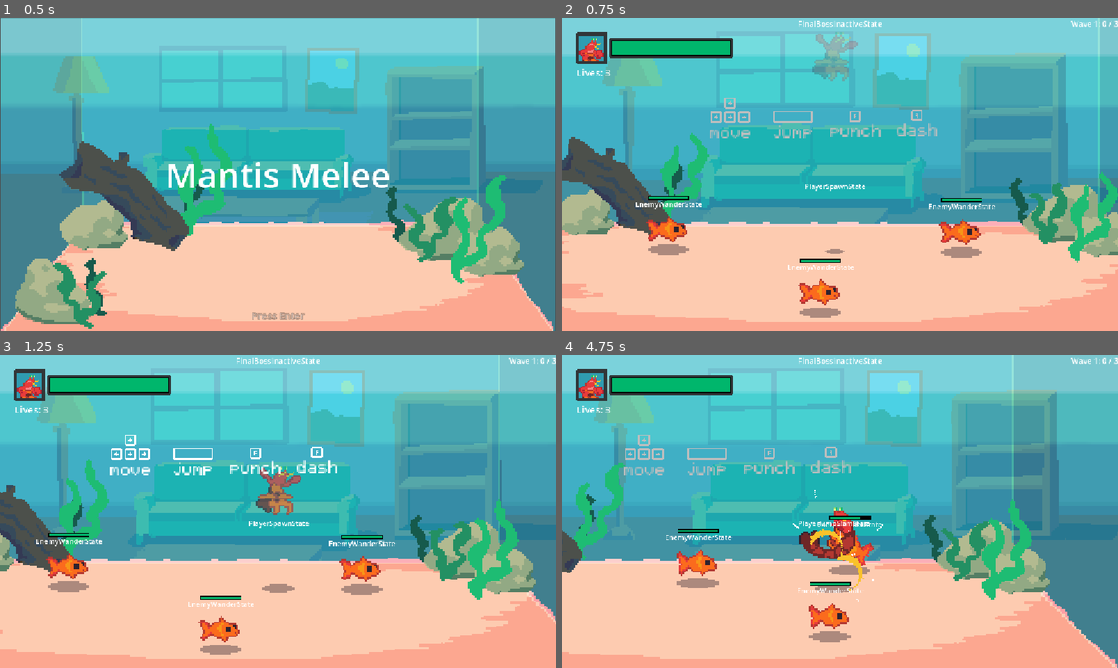
Above: before the commit, frames 1-4 (two rows, left to right).
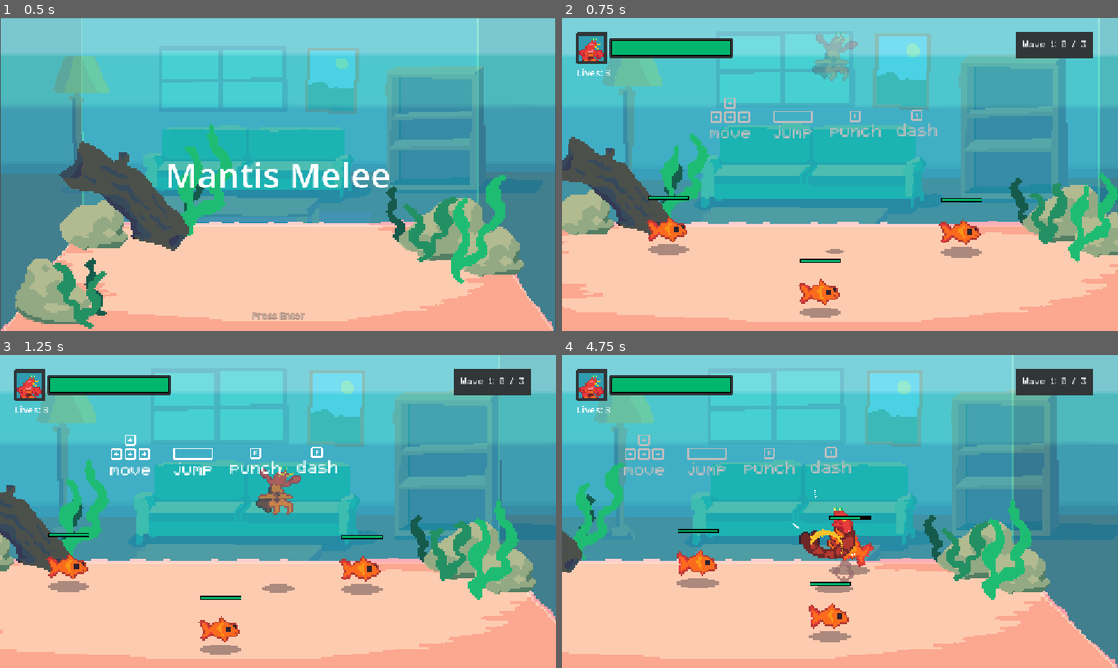
Above: after the commit, the same moments.

Repository: zhang-edward/shrimp-beat-em-up
Game: Godot game, scene res://scenes/Start.tscn
Two runs of this game, one before a commit and one after it. Both use one fixed random seed, a clock stepped at 60 frames per second and the inputs below.
Inputs:
- Up to frame 1 (0.5 s): no input
- Up to frame 2 (0.75 s): tap Enter (start_game) at 0.5, 0.6 s; hold Right (move_right) from 0.53 s (still down)
- Up to frame 3 (1.25 s): keep holding Right (move_right); tap Space (jump) at 0.77 s
- Up to frame 4 (4.75 s): release Right (move_right) at 1.28 s; hold Down (move_down) 1.28-2.03 s; tap F (attack) at 1.35, 4.35 s; tap Space (jump) at 1.52, 3.02, 3.77, 4.52 s; tap Enter (start_game) at 1.55, 2.3, 2.85, 3.6, 4.55 s; hold Right (move_right) 2.03-2.78 s; tap A (dash) at 2.1 s; hold Up (move_up) 2.78-3.53 s; hold Left (move_left) from 3.53 s (still down)

Frame 1 is identical in both runs. In frame 2, 1.8% of the frame differs, in the area x 13-100%, y 0-82%; in frame 3, 1.8%; in frame 4, 1.9%, in the area x 18-100%, y 0-79%.

Commit message:
bunch o polish

Diff:
--- /dev/null
+++ b/animations/dust.tres
@@ -0,0 +1,53 @@
+[gd_resource type="SpriteFrames" format=3 uid="uid://df0t7cjtsqrih"]
+
+[ext_resource type="Texture2D" uid="uid://2ybcoosa0170" path="res://sprites/fx/dust.png" id="1_ws2c7"]
+
+[sub_resource type="AtlasTexture" id="AtlasTexture_hd0ri"]
+atlas = ExtResource("1_ws2c7")
+region = Rect2(0, 0, 32, 32)
+
+[sub_resource type="AtlasTexture" id="AtlasTexture_mnebs"]
+atlas = ExtResource("1_ws2c7")
+region = Rect2(32, 0, 32, 32)
+
+[sub_resource type="AtlasTexture" id="AtlasTexture_8doxl"]
+atlas = ExtResource("1_ws2c7")
+region = Rect2(64, 0, 32, 32)
+
+[sub_resource type="AtlasTexture" id="AtlasTexture_gj3eg"]
+atlas = ExtResource("1_ws2c7")
+region = Rect2(96, 0, 32, 32)
+
+[sub_resource type="AtlasTexture" id="AtlasTexture_oiv7q"]
+atlas = ExtResource("1_ws2c7")
+region = Rect2(128, 0, 32, 32)
+
+[sub_resource type="AtlasTexture" id="AtlasTexture_08ohi"]
+atlas = ExtResource("1_ws2c7")
+region = Rect2(160, 0, 32, 32)
+
+[resource]
+animations = [{
+"frames": [{
+"duration": 1.0,
+"texture": SubResource("AtlasTexture_hd0ri")
+}, {
+"duration": 1.0,
+"texture": SubResource("AtlasTexture_mnebs")
+}, {
+"duration": 1.0,
+"texture": SubResource("AtlasTexture_8doxl")
+}, {
+"duration": 1.0,
+"texture": SubResource("AtlasTexture_gj3eg")
+}, {
+"duration": 1.0,
+"texture": SubResource("AtlasTexture_oiv7q")
+}, {
+"duration": 1.0,
+"texture": SubResource("AtlasTexture_08ohi")
+}],
+"loop": 0,
+"name": &"default",
+"speed": 15.0
+}]
--- a/prefab/Enemy.tscn
+++ b/prefab/Enemy.tscn
@@ -108,6 +108,7 @@
 wander_state = NodePath("../EnemyWanderState")
 
 [node name="DebugStateMachineLabel" type="Label" parent="." unique_id=155363593 node_paths=PackedStringArray("state_machine")]
+visible = false
 anchors_preset = 5
 anchor_left = 0.5
 anchor_right = 0.5
--- a/prefab/FinalBossController.tscn
+++ b/prefab/FinalBossController.tscn
@@ -188,6 +188,7 @@
 [node name="CanvasLayer" type="CanvasLayer" parent="." unique_id=272432548]
 
 [node name="DebugStateMachineLabel" type="Label" parent="CanvasLayer" unique_id=85242084 node_paths=PackedStringArray("state_machine")]
+visible = false
 anchors_preset = 5
 anchor_left = 0.5
 anchor_right = 0.5
--- a/prefab/LobsterBoss.tscn
+++ b/prefab/LobsterBoss.tscn
@@ -89,6 +89,7 @@
 script = ExtResource("12_v1kf3")
 
 [node name="DebugStateMachineLabel" type="Label" parent="." unique_id=1148073961 node_paths=PackedStringArray("state_machine")]
+visible = false
 anchors_preset = 5
 anchor_left = 0.5
 anchor_right = 0.5
--- a/prefab/PiranhaBoss.tscn
+++ b/prefab/PiranhaBoss.tscn
@@ -237,6 +237,7 @@
 script = ExtResource("12_eulky")
 
 [node name="DebugStateMachineLabel" type="Label" parent="." unique_id=303831490 node_paths=PackedStringArray("state_machine")]
+visible = false
 anchors_preset = 5
 anchor_left = 0.5
 anchor_right = 0.5
--- a/prefab/Player.tscn
+++ b/prefab/Player.tscn
@@ -382,6 +382,7 @@
 fall_state = NodePath("../PlayerFallState")
 
 [node name="DebugStateMachineLabel" type="Label" parent="." unique_id=11757401 node_paths=PackedStringArray("state_machine")]
+visible = false
 anchors_preset = 5
 anchor_left = 0.5
 anchor_right = 0.5
--- a/prefab/enemies/Snail.tscn
+++ b/prefab/enemies/Snail.tscn
@@ -107,6 +107,7 @@
 wander_state = NodePath("../EnemyWanderState")
 
 [node name="DebugStateMachineLabel" type="Label" parent="." unique_id=155363593 node_paths=PackedStringArray("state_machine")]
+visible = false
 anchors_preset = 5
 anchor_left = 0.5
 anchor_right = 0.5
--- a/prefab/enemies/TutorialFish.tscn
+++ b/prefab/enemies/TutorialFish.tscn
@@ -84,6 +84,7 @@
 wander_state = NodePath("../EnemyWanderState")
 
 [node name="DebugStateMachineLabel" type="Label" parent="." unique_id=155363593 node_paths=PackedStringArray("state_machine")]
+visible = false
 anchors_preset = 5
 anchor_left = 0.5
 anchor_right = 0.5
--- a/project.godot
+++ b/project.godot
@@ -18,6 +18,7 @@
 [autoload]
 
 GameVariables="*uid://kbq7sl0u6fqk"
+ScreenShake="*res://scripts/ScreenShake.gd"
 
 [display]
 
--- a/scenes/Game.tscn
+++ b/scenes/Game.tscn
@@ -155,13 +155,41 @@
 
 [node name="CanvasLayer" type="CanvasLayer" parent="." unique_id=1452419952]
 
-[node name="WaveStats" type="Label" parent="CanvasLayer" unique_id=964023802]
+[node name="WavePanel" type="NinePatchRect" parent="CanvasLayer" unique_id=1660627889]
+custom_minimum_size = Vector2(64, 32)
 anchors_preset = 1
 anchor_left = 1.0
 anchor_right = 1.0
-offset_left = -40.0
-offset_bottom = 23.0
+offset_left = -212.0
+offset_top = 30.0
+offset_right = -51.0
+offset_bottom = 83.0
 grow_horizontal = 0
+pivot_offset_ratio = Vector2(1, 0)
+texture = ExtResource("6_a8wo8")
+region_rect = Rect2(0, 0, 16, 16)
+patch_margin_left = 2
+patch_margin_top = 2
+patch_margin_right = 2
+patch_margin_bottom = 2
+axis_stretch_horizontal = 1
+axis_stretch_vertical = 1
+
+[node name="WaveStats" type="Label" parent="CanvasLayer/WavePanel" unique_id=964023802]
+unique_name_in_owner = true
+layout_mode = 1
+anchors_preset = 8
+anchor_left = 0.5
+anchor_top = 0.5
+anchor_right = 0.5
+anchor_bottom = 0.5
+offset_left = -60.0
+offset_top = -11.5
+offset_right = 60.0
+offset_bottom = 11.5
+grow_horizontal = 2
+grow_vertical = 2
+theme_override_fonts/font = ExtResource("24_1gdd5")
 text = "Wave 1: 0/15"
 
 [node name="HUD" type="VBoxContainer" parent="CanvasLayer" unique_id=345337649]
--- a/scripts/Game.gd
+++ b/scripts/Game.gd
@@ -2,7 +2,7 @@
 extends Node2D
 
 @onready var enemy_spawner = %EnemySpawner as EnemySpawner
-@onready var wave_stats_label = $CanvasLayer/WaveStats as Label
+@onready var wave_stats_label = %WaveStats as Label
 @onready var canvas_layer = $CanvasLayer as CanvasLayer
 @onready var player = $Entities/Player as Player
 
@@ -62,10 +62,13 @@
 func load_level_boss():
 	var level_config = GameVariables.get_curr_level_config()
 	if level_config.boss_scene != null:
+		await animate_guy_placing_in_tank()
 		boss = level_config.boss_scene.instantiate() as Boss
 		boss.global_position = BOSS_SPAWN_LOCATION
 		enemies_folder.add_child(boss)
 		boss.setup()
+		await get_tree().create_timer(1.0).timeout
+		final_boss_controller.done_spawning_wave_animation()
 	else:
 		if GameVariables.curr_level == GameVariables.level_configs.size() - 1:
 			get_tree().change_scene_to_file("res://scenes/GameOver.tscn")
@@ -78,13 +81,7 @@
 	final_boss_controller.start_final_boss_fight()
 
 func load_next_wave():
-	var boss_animation_variation = 1
-	if GameVariables.curr_level == 1:
-		boss_animation_variation = 2
-	elif GameVariables.curr_level >= 2:
-		boss_animation_variation = 3
-	final_boss_controller.spawn_new_wave_animation(boss_animation_variation)
-	await final_boss_controller.animation_sequence_finished
+	await animate_guy_placing_in_tank()
 	var curr_wave_config = GameVariables.get_curr_wave_config()
 	enemy_spawner.clear_curr_enemies()
 	GameVariables.enemies_defeated_for_curr_wave = 0
@@ -93,6 +90,16 @@
 
 	await get_tree().create_timer(1.0).timeout
 	final_boss_controller.done_spawning_wave_animation()
+
+func animate_guy_placing_in_tank():
+	var boss_animation_variation = 1
+	if GameVariables.curr_level == 1:
+		boss_animation_variation = 2
+	elif GameVariables.curr_level >= 2:
+		boss_animation_variation = 3
+
+	final_boss_controller.spawn_new_wave_animation(boss_animation_variation)
+	await final_boss_controller.animation_sequence_finished
 
 func load_next_level():
 	GameVariables.curr_wave = 0
--- a/scripts/HitEffectRegistry.gd
+++ b/scripts/HitEffectRegistry.gd
@@ -3,3 +3,4 @@
 const HIT_EFFECT_1: SpriteFrames = preload("res://animations/hit_1.tres")
 const HIT_EFFECT_2: SpriteFrames = preload("res://animations/hit_2.tres")
 const EXPLOSION: SpriteFrames = preload("res://animations/explosion.tres")
+const DUST: SpriteFrames = preload("res://animations/dust.tres")
--- a/scripts/Hitbox.gd
+++ b/scripts/Hitbox.gd
@@ -50,6 +50,8 @@
 			enemy.take_hit(_hit, _source)
 			spawn_effect(lerp(global_position, body.global_position, 0.5), body.global_position - _source.global_position)
 			Hitstop.freeze([_source, enemy], _hit.hitstop)
+			if _hit.knockdown:
+				ScreenShake.shake_horizontal(12, 0.1, 12)
 
 func spawn_effect(pos: Vector2, dir: Vector2):
 	var config = EffectConfig.new()
--- /dev/null
+++ b/scripts/ScreenShake.gd
@@ -0,0 +1,100 @@
+extends Node
+
+## Global screen shake. Registered as an autoload, so call it from anywhere:
+##
+##   ScreenShake.shake_horizontal(12.0)         # side-to-side, default duration
+##   ScreenShake.shake_vertical(8.0, 0.6)       # up-and-down, held longer
+##   ScreenShake.shake(Vector2(10.0, 4.0), 0.5) # weighted on both axes
+##
+## The amplitude decays exponentially over the shake's lifetime, so it kicks hard
+## on the first frame and settles quickly. It drives the *active* Camera2D's
+## `offset` (found via the viewport), which layers on top of the camera's normal
+## follow + position smoothing without fighting it. Nothing else in this project
+## writes `offset`, so we own it and zero it out when a shake ends.
+
+# The random offset is re-rolled this many times per second; between rolls it
+# lerps toward the new target so the shake reads as a wobble, not per-frame hash.
+const FREQUENCY := 24.0
+
+# Larger = faster falloff. At 6.0 the amplitude is a few percent of its peak by
+# the tail of a typical short shake.
+const DEFAULT_DECAY := 6.0
+
+const DEFAULT_DURATION := 0.4
+
+var _amplitude := Vector2.ZERO   # peak offset in pixels at the start of the shake
+var _decay := DEFAULT_DECAY
+var _duration := DEFAULT_DURATION
+var _falloff_floor := 0.0        # falloff value at _duration, used to normalize
+var _elapsed := 0.0
+var _from := Vector2.ZERO        # offset we're lerping away from
+var _to := Vector2.ZERO          # offset we're lerping toward
+var _roll_countdown := 0.0       # seconds until the next re-roll
+
+func _ready() -> void:
+	set_process(false)
+
+## Shake left-and-right. `strength` is the peak offset in pixels.
+func shake_horizontal(strength: float, duration := DEFAULT_DURATION, decay := DEFAULT_DECAY) -> void:
+	shake(Vector2(strength, 0.0), duration, decay)
+
+## Shake up-and-down. `strength` is the peak offset in pixels.
+func shake_vertical(strength: float, duration := DEFAULT_DURATION, decay := DEFAULT_DECAY) -> void:
+	shake(Vector2(0.0, strength), duration, decay)
+
+## Shake with per-axis peak offsets. Prefer the horizontal/vertical helpers for
+## the common cases.
+func shake(strength: Vector2, duration := DEFAULT_DURATION, decay := DEFAULT_DECAY) -> void:
+	# Don't let a weaker shake cut short a stronger one that's still playing.
+	if is_processing() and strength.length() <= _current_peak():
+		return
+	_amplitude = strength.abs()
+	_duration = maxf(duration, 0.001)
+	_decay = maxf(decay, 0.001)
+	_falloff_floor = exp(-_decay * _duration)
+	_elapsed = 0.0
+	_from = Vector2.ZERO
+	_to = _random_offset()
+	_roll_countdown = 1.0 / FREQUENCY
+	set_process(true)
+
+## Cancel any in-progress shake and recenter the camera immediately.
+func stop() -> void:
+	_reset()
+
+func _process(delta: float) -> void:
+	_elapsed += delta
+	if _elapsed >= _duration:
+		_reset()
+		return
+
+	_roll_countdown -= delta
+	if _roll_countdown <= 0.0:
+		_roll_countdown += 1.0 / FREQUENCY
+		_from = _to
+		_to = _random_offset()
+
+	var camera := get_viewport().get_camera_2d()
+	if camera == null:
+		return
+	var blend := 1.0 - clampf(_roll_countdown * FREQUENCY, 0.0, 1.0)
+	camera.offset = _from.lerp(_to, blend) * _falloff(_elapsed)
+
+# Exponential falloff normalized to hit exactly 0 at `_duration`, so the shake
+# eases out instead of popping when it stops. Stays in [0, 1] for t in [0, dur].
+func _falloff(t: float) -> float:
+	return (exp(-_decay * t) - _falloff_floor) / (1.0 - _falloff_floor)
+
+func _current_peak() -> float:
+	return _amplitude.length() * _falloff(_elapsed)
+
+func _random_offset() -> Vector2:
+	return Vector2(randf_range(-1.0, 1.0), randf_range(-1.0, 1.0)) * _amplitude
+
+func _reset() -> void:
+	set_process(false)
+	_elapsed = 0.0
+	_amplitude = Vector2.ZERO
+	var camera := get_viewport().get_camera_2d()
+	if camera != null:
+		camera.offset = Vector2.ZERO
--- a/scripts/enemy_states/EnemyRagdollState.gd
+++ b/scripts/enemy_states/EnemyRagdollState.gd
@@ -174,7 +174,7 @@
 func _spawn_dust() -> void:
 	var config := EffectConfig.new()
 	config.pos = enemy.global_position
-	config.anim = HitEffectRegistry.HIT_EFFECT_2
+	config.anim = HitEffectRegistry.DUST
 	EffectManager.spawn_effect(config)
 
 func exit() -> void:
--- a/scripts/final_boss/FinalBossPunchState.gd
+++ b/scripts/final_boss/FinalBossPunchState.gd
@@ -81,3 +81,4 @@
 	hand_controller.add_child(hitbox)
 	var hit_config = HitConfig.create(100, HitEffectRegistry.HIT_EFFECT_1)
 	hitbox.init(Vector2.ZERO, Vector2(192, 48), PUNCH_ACTIVE_SECONDS, Hitbox.CollideableTypes.Player, hand_controller, hit_config)
+	ScreenShake.shake_vertical(20, 0.5, 10)
Not shown, added: scripts/ScreenShake.gd.uid
Binary file changed: sprites/characters/shrimp.aseprite
Binary file changed: sprites/characters/shrimp.png
Binary file added: sprites/fx/dust.aseprite
Binary file added: sprites/fx/dust.png
Not shown, added: sprites/fx/dust.png.import
Not shown, changed: audio/sfx/dash.wav
Not shown, changed: audio/sfx/whoosh.wav
